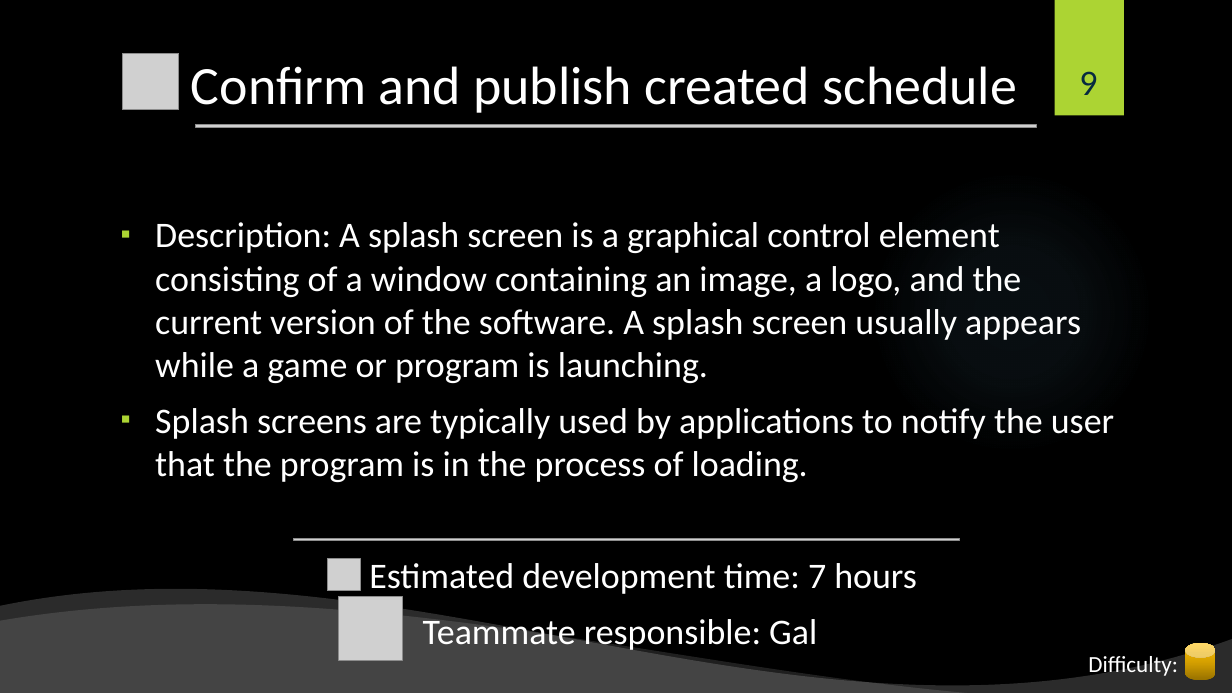
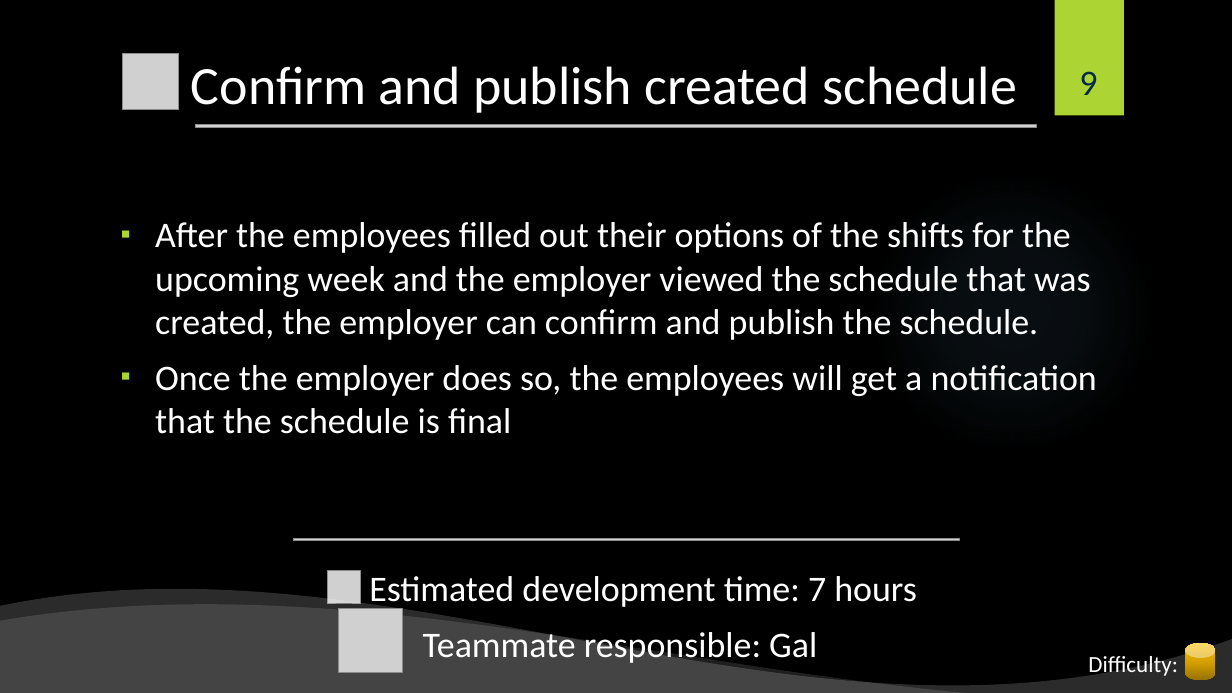
Before and after one commit to shiftlyapp/Shiftly, a slide deck: slide 9 of Backlog.pptx. Drawn at 1232x693 pixels with LibreOffice and Linux fonts; fonts in the diff are those of the drawing; grey boxes stand for pictures; background and template pictures are left out. Boxes give left, top, right and bottom in pixels: in the first picture for what was removed or moved away, otherwise in the second. Text is boxed around its words. In the diff, an @@ line names an element or a change of style, - is before the commit and + after.

Commit message:
Upload revised version of the presentation

```diff
--- a/Backlog.pptx
+++ b/Backlog.pptx
@@ text at (155, 222, 1097, 434): text changed @@
-▪ Description: A splash screen is a graphical control element consisting of a window containing an image, a logo, and the current version of the software. A splash screen usually appears while a game or program is launching.
-▪ Splash screens are typically used by applications to notify the user that the program is in the process of loading.
+▪ After the employees filled out their options of the shifts for the upcoming week and the employer viewed the schedule that was created, the employer can confirm and publish the schedule.
+▪ Once the employer does so, the employees will get a notification that the schedule is final
@@ picture: place and size @@
-picture at (327, 558, 360, 592)
+picture at (327, 570, 360, 604)
@@ picture: place and size @@
-picture at (339, 597, 403, 661)
+picture at (339, 609, 403, 673)
```
Also in this commit, not shown: 5 other slides changed.
